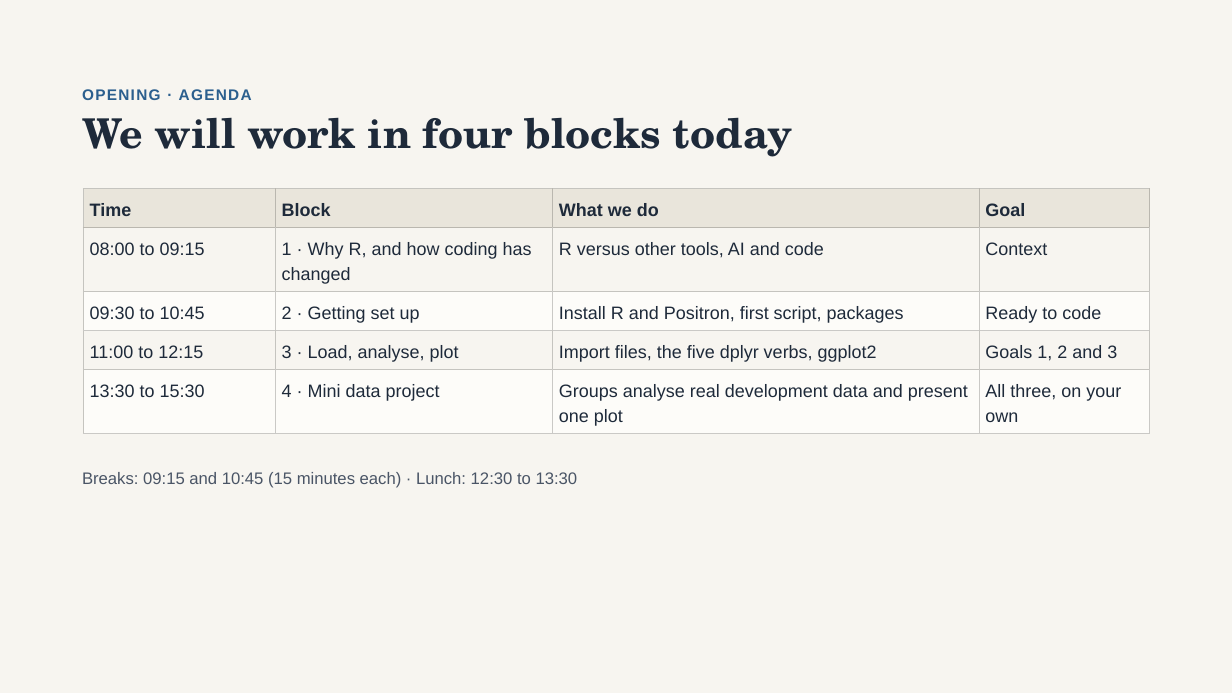
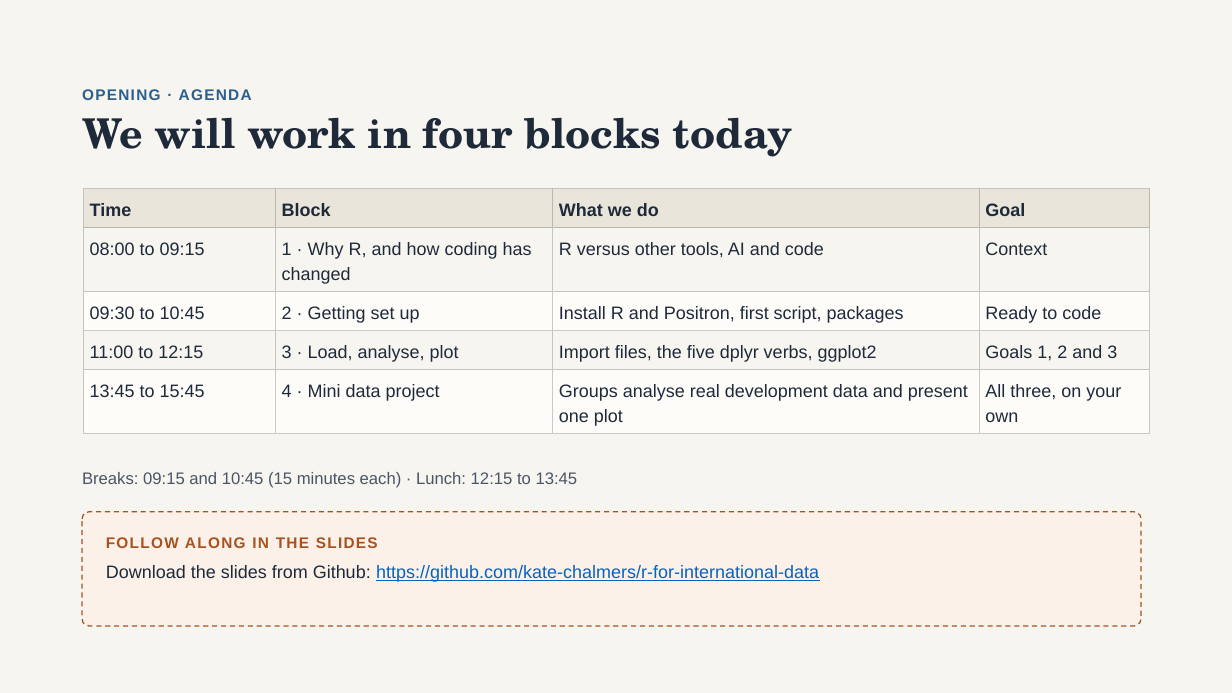
Before and after one commit to kate-chalmers/r-for-international-data, a slide deck: slide 5 of R for Development Data.pptx. Drawn at 1232x693 pixels with LibreOffice and Linux fonts; fonts in the diff are those of the drawing. Boxes give left, top, right and bottom in pixels: in the first picture for what was removed or moved away, otherwise in the second. Text is boxed around its words. In the diff, an @@ line names an element or a change of style, - is before the commit and + after.

Commit message:
update ppt

```diff
--- a/R for Development Data.pptx
+++ b/R for Development Data.pptx
@@ table at (83, 189, 1151, 434) @@
-row 5, column 1: 13:30 to 15:30
+row 5, column 1: 13:45 to 15:45
@@ text at (82, 472, 578, 488): text changed @@
-Breaks: 09:15 and 10:45 (15 minutes each) · Lunch: 12:30 to 13:30
+Breaks: 09:15 and 10:45 (15 minutes each) · Lunch: 12:15 to 13:45
@@ rounded rectangle added at (82, 512, 1141, 627), fill #FBF1E8, outline #A8521F 1 pt dashed @@
@@ text added at (106, 537, 378, 548), 12 pt, text #A8521F, bold @@
+FOLLOW ALONG IN THE SLIDES
@@ text added at (106, 565, 819, 582), 14 pt, text #0563C1, underline @@
+Download the slides from Github: https://github.com/kate-chalmers/r-for-international-data
```
Also in this commit, not shown: 14 other slides changed, 1 slide removed.
